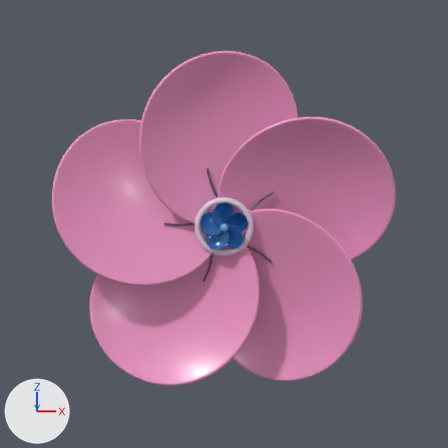
One commit to the Blender file pages/smile-flower/assets/flower.blend: the scene before it, then after it.
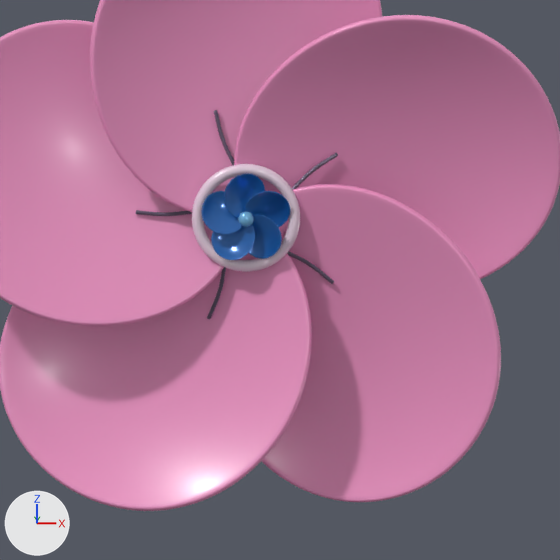
Each version is shown from the file's camera 'Flower Camera', then close up on the part from 20% to 88% of the width and 24% to 92% of the height. The axes (+X, +Y, +Z) are drawn at lower left. The lights are the same throughout. The last two pictures show the newer version.

Names of what the first close-up shows: 'Flower'.
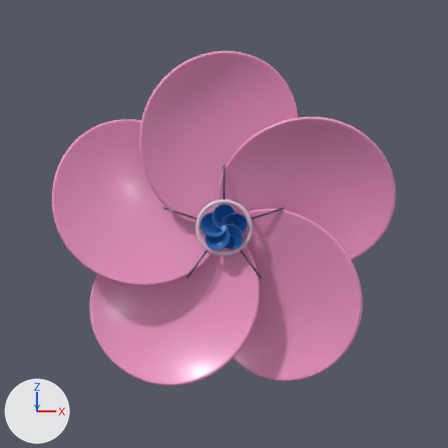
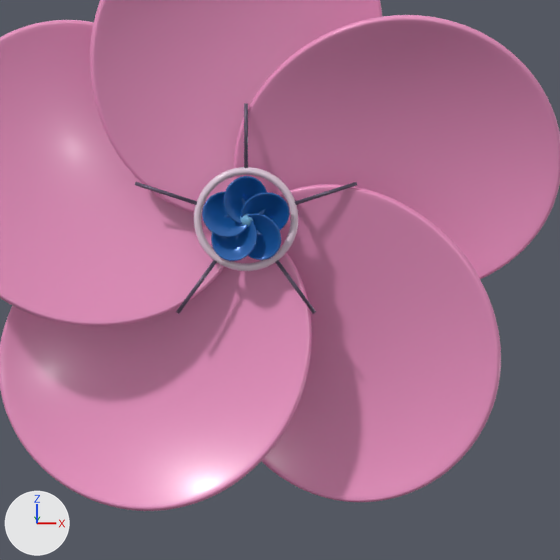
Pixel boxes (x1, y1, x2, y2) of what changed, in the close-ups (560 x 560 px; the box of a moved part takes in the faces that stretch with it):
part 1 of me_five_outer_petals_and_a_miniature_five_petal_blue_flower_001, added: after (244, 103, 248, 168)
part 2 of me_five_outer_petals_and_a_miniature_five_petal_blue_flower_001, added: after (295, 182, 357, 205)
part 3 of me_five_outer_petals_and_a_miniature_five_petal_blue_flower_001, added: after (275, 260, 316, 314)
part 4 of me_five_outer_petals_and_a_miniature_five_petal_blue_flower_001, added: after (176, 260, 217, 314)
part 5 of me_five_outer_petals_and_a_miniature_five_petal_blue_flower_001, added: after (135, 182, 197, 205)
part 6 of me_five_outer_petals_and_a_miniature_five_petal_blue_flower_001, deleted: before (207, 267, 226, 319)
part 7 of me_five_outer_petals_and_a_miniature_five_petal_blue_flower_001, deleted: before (288, 251, 334, 284)
part 8 of me_five_outer_petals_and_a_miniature_five_petal_blue_flower_001, deleted: before (292, 153, 338, 189)
part 9 of me_five_outer_petals_and_a_miniature_five_petal_blue_flower_001, deleted: before (214, 110, 234, 165)
part 10 of me_five_outer_petals_and_a_miniature_five_petal_blue_flower_001, deleted: before (136, 210, 192, 216)
part 11 of me_five_outer_petals_and_a_miniature_five_petal_blue_flower_001, moved or reshaped: before (192, 164, 300, 272); after (194, 167, 298, 271)

The change in detail:
me_five_outer_petals_and_a_miniature_five_petal_blue_flower_001 is used by ob_flower; location (0.0, 0.0, 0.0).
me_five_outer_petals_and_a_miniature_five_petal_blue_flower_001 had 40312 vertices, 41184 faces and spanned x -0.98..0.98, y -0.23..0.02, z -0.91..1.01.
me_five_outer_petals_and_a_miniature_five_petal_blue_flower_001 now has 39162 vertices, 40034 faces and spans x -0.98..0.98, y -0.23..0.02, z -0.91..1.01.
me_five_outer_petals_and_a_miniature_five_petal_blue_flower_001 part 1: a new loose piece, a 10-sided cylinder along z spanning x -0.006..0.006, y -0.173..-0.161, z 0.16..0.36, in mat_flower___silver_stamens (greyish purple #65596f).
me_five_outer_petals_and_a_miniature_five_petal_blue_flower_001 part 2: a new loose piece of 20 vertices spanning x 0.15..0.34, y -0.17..-0.16, z 0.04..0.12, in mat_flower___silver_stamens (greyish purple #65596f).
me_five_outer_petals_and_a_miniature_five_petal_blue_flower_001 part 3: a new loose piece of 20 vertices spanning x 0.09..0.22, y -0.17..-0.16, z -0.29..-0.13, in mat_flower___silver_stamens (greyish purple #65596f).
me_five_outer_petals_and_a_miniature_five_petal_blue_flower_001 part 4: a new loose piece of 20 vertices spanning x -0.22..-0.09, y -0.17..-0.16, z -0.29..-0.13, in mat_flower___silver_stamens (greyish purple #65596f).
me_five_outer_petals_and_a_miniature_five_petal_blue_flower_001 part 5: a new loose piece of 20 vertices spanning x -0.34..-0.15, y -0.17..-0.16, z 0.04..0.12, in mat_flower___silver_stamens (greyish purple #65596f).
me_five_outer_petals_and_a_miniature_five_petal_blue_flower_001 part 6: the loose piece of 250 vertices spanning x -0.12..-0.06, y -0.11..-0.07, z -0.32..-0.14 is deleted.
me_five_outer_petals_and_a_miniature_five_petal_blue_flower_001 part 7: the loose piece of 250 vertices spanning x 0.12..0.27, y -0.11..-0.07, z -0.21..-0.1 is deleted.
me_five_outer_petals_and_a_miniature_five_petal_blue_flower_001 part 8: the loose piece of 250 vertices spanning x 0.13..0.29, y -0.11..-0.07, z 0.08..0.2 is deleted.
me_five_outer_petals_and_a_miniature_five_petal_blue_flower_001 part 9: the loose piece of 250 vertices spanning x -0.1..-0.03, y -0.11..-0.07, z 0.15..0.33 is deleted.
me_five_outer_petals_and_a_miniature_five_petal_blue_flower_001 part 10: the loose piece of 250 vertices spanning x -0.34..-0.16, y -0.11..-0.07, z 0.0..0.02 is deleted.
me_five_outer_petals_and_a_miniature_five_petal_blue_flower_001 part 11: 670 vertices moved within x -0.15..0.15, y -0.19..-0.15, z -0.15..0.15; 11574 vertices removed from x -0.17..0.17, y -0.19..-0.11, z -0.17..0.17; 11574 vertices added at x -0.16..0.16, y -0.23..-0.15, z -0.16..0.16.
